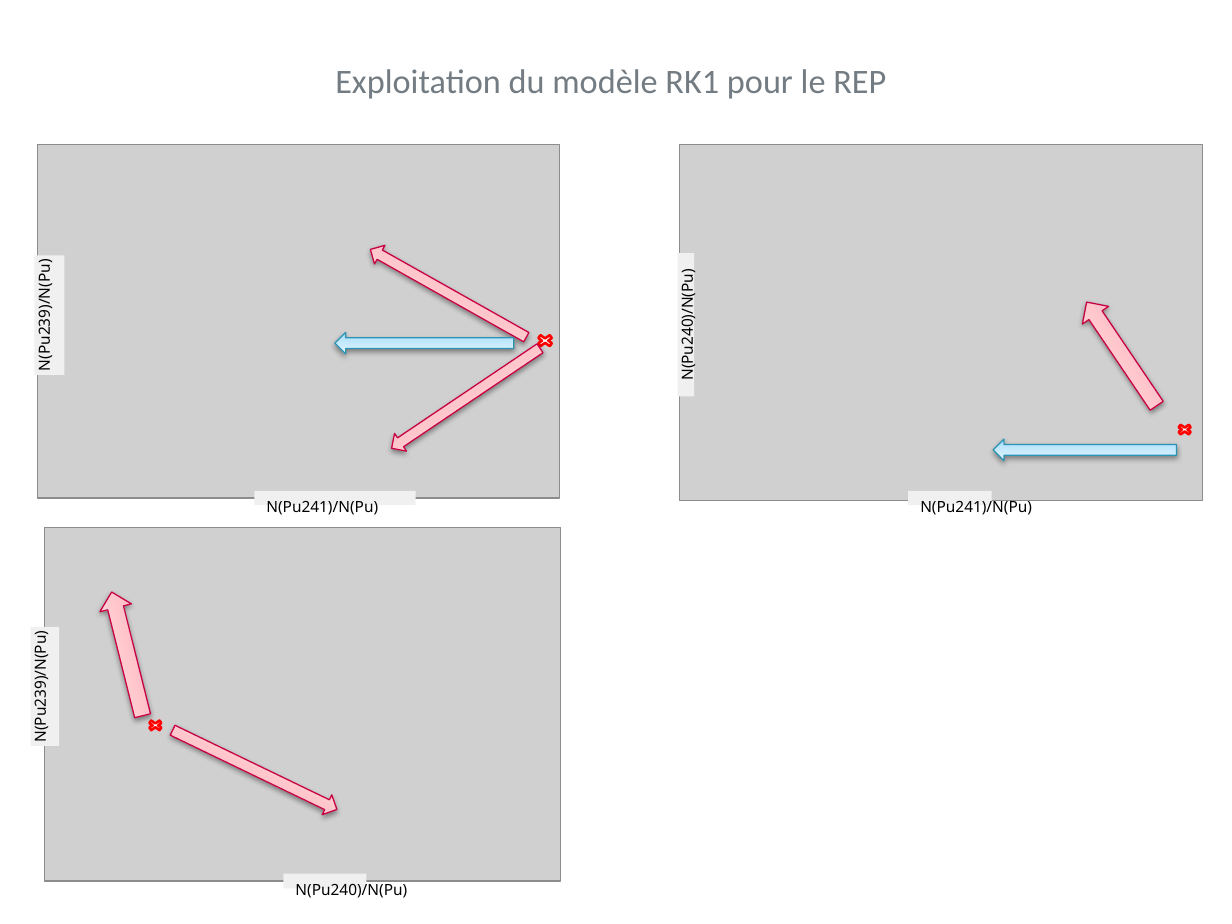
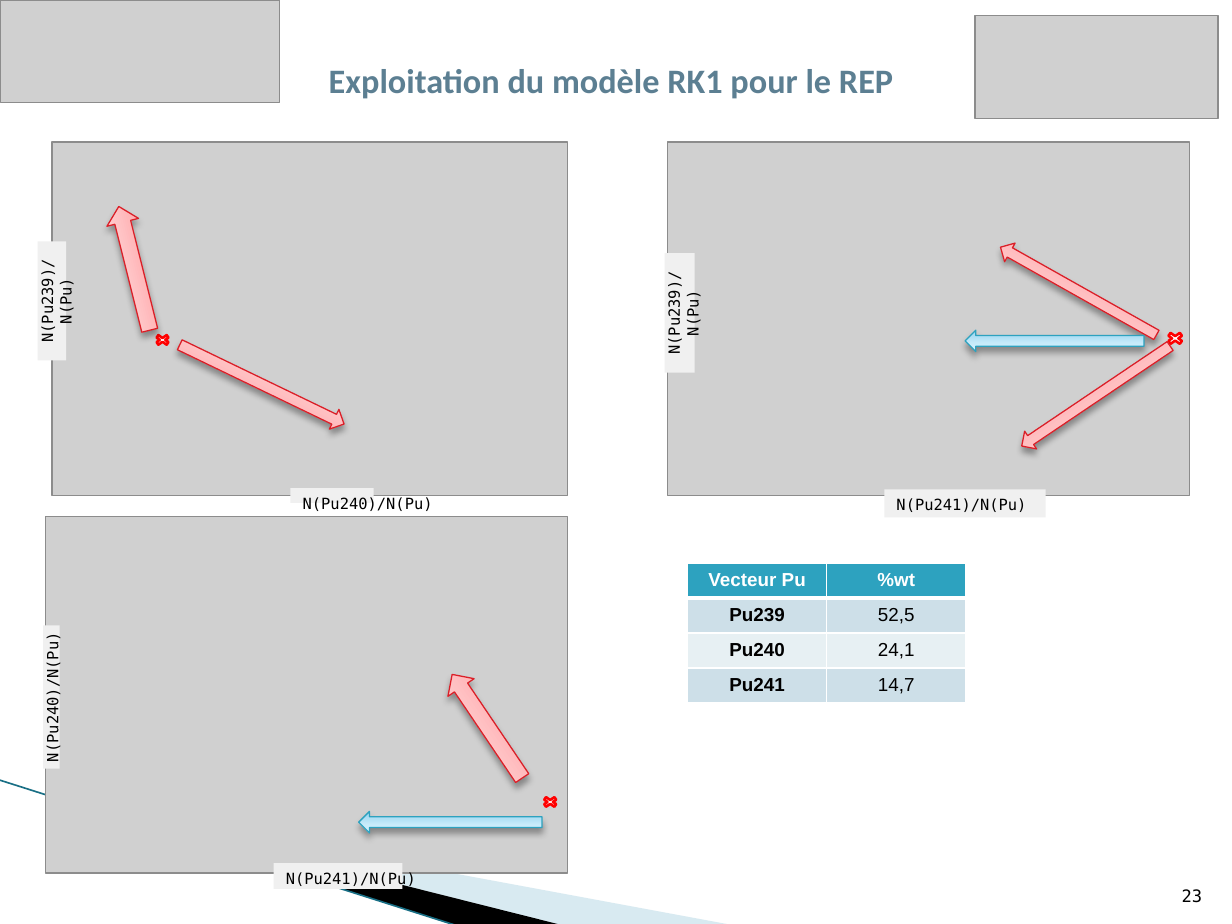
Before and after one commit to phjacquet/physor-smr-fbo, a slide deck: slide 23 of Fabien/ppt soutenance FBO.pptx. Drawn at 1232x924 pixels with LibreOffice and Linux fonts; fonts in the diff are those of the drawing; grey boxes stand for pictures; background and template pictures are left out. Boxes give left, top, right and bottom in pixels: in the first picture for what was removed or moved away, otherwise in the second. Text is boxed around its words. In the diff, an @@ line names an element or a change of style, - is before the commit and + after.

```diff
--- a/Fabien/ppt soutenance FBO.pptx
+++ b/Fabien/ppt soutenance FBO.pptx
@@ picture added at <box>0,0,278,102</box> @@
@@ picture added at <box>975,16,1217,120</box> @@
@@ text "Exploitation du modèle RK1 pour ..." at <box>329,69,893,99</box>: text colour #737C82 to #5C7F92, bold on; indent changed; less space between paragraphs @@
@@ 1 picture, 1 rectangle, 1 right arrow: place and size @@
-1 picture, 1 rectangle, 1 right arrow at <box>34,144,559,498</box>
+1 picture, 1 rectangle, 1 right arrow at <box>664,142,1189,495</box>
@@ font Noto Sans to DejaVu Sans Mono in 6 elements at <box>664,253,694,372</box>, <box>885,489,1046,517</box>, <box>43,626,60,769</box>, <box>274,864,403,890</box>, <box>291,488,373,503</box>, <box>38,241,67,361</box> @@
@@ 1 picture, 1 rectangle, 1 cross: place and size @@
-1 picture, 1 rectangle, 1 cross at <box>44,527,561,888</box>
+1 picture, 1 rectangle, 1 cross at <box>52,142,568,503</box>
@@ 2 right arrows, 1 rectangle: place and size @@
-2 right arrows, 1 rectangle at <box>31,588,342,820</box>
+2 right arrows, 1 rectangle at <box>38,203,349,434</box>
@@ fill gradient #FFA5AD to #FFBFC5 to #FFE7E9 to gradient #FF9294 to #FFCDCD to #FFDCDC; outline #C70043 0.75 pt to #DA1F28 0.75 pt; shadow changed in 5 elements at <box>996,238,1162,344</box>, <box>1016,337,1176,455</box>, <box>439,666,536,788</box>, <box>103,203,165,335</box>, <box>175,335,349,434</box> @@
@@ 2 right arrows, 1 cross: place and size @@
-2 right arrows, 1 cross at <box>335,333,557,457</box>
+2 right arrows, 1 cross at <box>965,330,1186,455</box>
@@ right arrow at <box>965,330,1143,351</box>: fill gradient #9FDCFD to #BDE5FC to #E5F5FF to gradient #96D4EE to #C9ECFC to #D7F2FF; outline #2C93B3 0.75 pt to #2DA2BF 0.75 pt; shadow changed @@
@@ rectangle "N(Pu241)/N(Pu)": place and size @@
-rectangle "N(Pu241)/N(Pu)" at <box>254,492,415,506</box>
+rectangle "N(Pu241)/N(Pu)" at <box>885,489,1046,517</box>
@@ table added at <box>687,563,966,702</box>, 4 rows, 2 columns @@
+Vecteur Pu | %wt
+Pu239 | 52,5
+Pu240 | 24,1
+Pu241 | 14,7
@@ right arrow: place and size @@
-right arrow at <box>1074,293,1171,415</box>
+right arrow at <box>439,666,536,788</box>
@@ line added from (0, 780) to (457, 924), #97C5D8 0.95 pt @@
@@ freeform shape added at <box>65,800,563,924</box>, fill #000000 @@
@@ freeform shape added at <box>68,801,733,924</box>, fill #A0CBDC at 40% opacity @@
@@ 1 picture, 1 rectangle, 1 cross: place and size @@
-1 picture, 1 rectangle, 1 cross at <box>678,144,1202,500</box>
+1 picture, 1 rectangle, 1 cross at <box>43,516,568,872</box>
@@ right arrow at <box>359,812,542,833</box>: fill gradient #9FDCFD to #BDE5FC to #E5F5FF to gradient #96D4EE to #C9ECFC to #D7F2FF; outline #2C93B3 0.75 pt to #2DA2BF 0.75 pt; shadow changed @@
@@ right arrow: place and size @@
-right arrow at <box>993,439,1177,460</box>
+right arrow at <box>359,812,542,833</box>
@@ rectangle "N(Pu241)/N(Pu)": place and size @@
-rectangle "N(Pu241)/N(Pu)" at <box>908,490,992,505</box>
+rectangle "N(Pu241)/N(Pu)" at <box>274,864,403,890</box>
@@ page number added at <box>1182,889,1203,903</box>, 10 pt, text #000000 @@
+23
```
Also in this commit, not shown: 18 other slides changed, 4 slides added, 5 slides removed, 2 other files.
